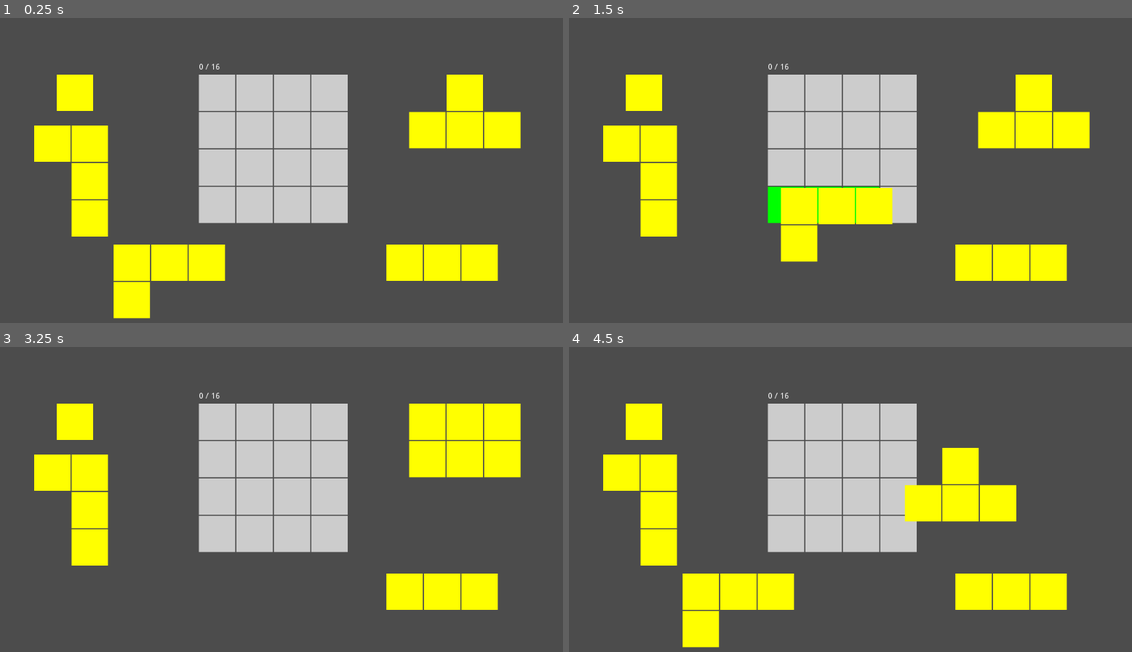
Above: before the commit, frames 1-4 (two rows, left to right).
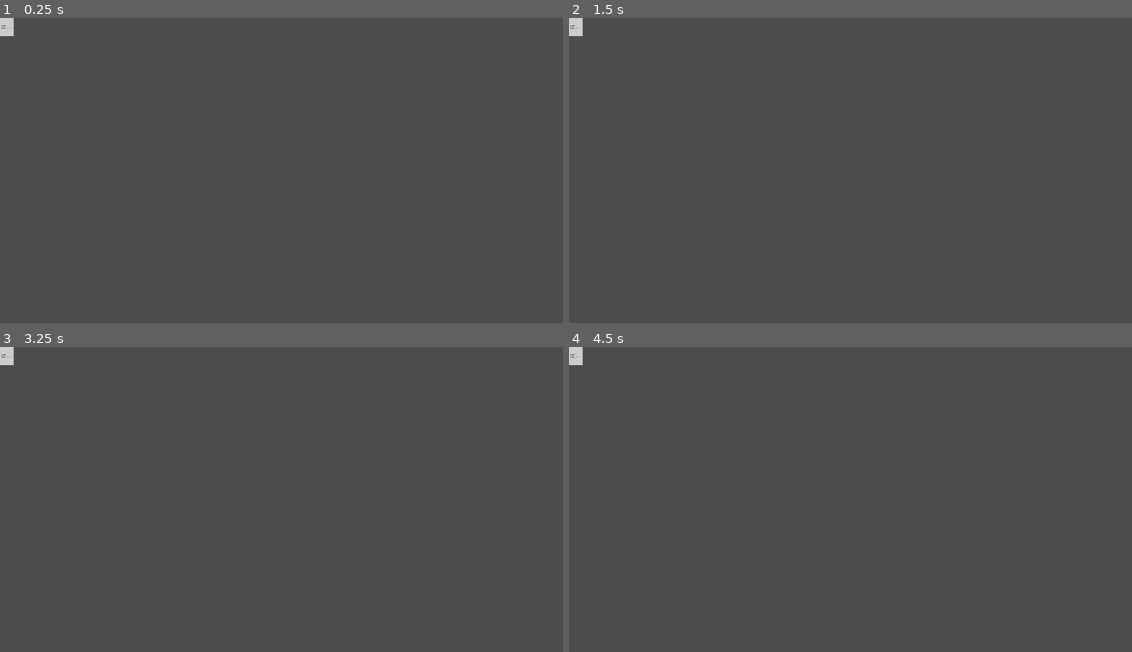
Above: after the commit, the same moments.

Repository: donaldcheah/PuzzleBoardDemo
Game: Godot game, scene res://scenes/Main.tscn
The game is run twice, just before and just after one commit, with the same random seed, the same clock (stepped at 60 frames per second) and the same inputs.
Inputs (mouse positions are in pixels of both pictures, inside the frame that each line leads up to):
- Up to frame 1 (0.25 s): no input
- Up to frame 2 (1.5 s): tap Enter at 0.5 s; drag from (698, 262) to (1036, 94) at 0.52 s; drag from (737, 262) to (1036, 94) at 1.27 s
- Up to frame 3 (3.25 s): move the mouse to (208, 591) at 2.02 s; click (208, 591) at 2.17 s; tap Space at 2.75 s; drag from (129, 627) to (427, 459) at 2.77 s
- Up to frame 4 (4.5 s): drag from (1036, 423) to (777, 591) at 3.52 s; drag from (996, 459) to (777, 591) at 4.27 s

The runs differ from the first frame. In frame 1, 25% of the frame differs, in the area x 0-93%, y 0-99%; in frame 2, 23%; in frame 3, 24%; in frame 4, 25%.

Commit message:
test complete for json powered level. awaiting test with better .json level file. Most, if not all requirements met.

Diff:
--- /dev/null
+++ b/classes/Deck.gd
@@ -0,0 +1,79 @@
+extends Node
+
+class_name Deck
+
+var TILE_SIZE
+var DIVIDER_SIZE
+var tileTex:Texture
+var deckBGTexture:Texture
+
+# an array of object containing forms:2D array of 0's and 1's
+var tileGroupData
+
+var deckPos:Vector2
+
+#the ones hidden
+var tileGroups = []
+
+#the ones currently shown on board
+var shown_tile_groups=[]
+
+var deckSprite:Sprite
+
+func _ready():
+
+	deckSprite = Sprite.new()
+	deckSprite.centered=false
+	deckSprite.texture = deckBGTexture
+	deckSprite.position = deckPos
+	deckSprite.scale = Vector2(0.20,0.20)
+	add_child(deckSprite)
+
+	init_tile_groups()
+
+	#show_next_tile_group()
+
+	print(deckSprite.texture.get_size()*deckSprite.scale,' pos:',deckSprite.position, ' scale:',deckSprite.scale)
+
+func init_tile_groups():
+	for data in tileGroupData:
+		var tg = TileGroup.new()
+		tg.form = data.form
+		tg.TILE_SIZE = TILE_SIZE
+		tg.DIVIDER_SIZE = DIVIDER_SIZE
+		tg.tileTex = tileTex
+
+		tg.ori_pos = (deckPos+Vector2(30,30))
+
+		tileGroups.append(tg)
+
+func show_next_tile_group():
+	var tg = tileGroups.pop_front()
+	add_child(tg)
+	pass
+
+
+var is_mouse_in = false
+func _input(event):
+	if event is InputEventMouseMotion:
+		var pos = deckSprite.position
+		var size = deckSprite.texture.get_size() * deckSprite.scale
+		var deckSpriteRect = Rect2(pos,size)
+		if deckSpriteRect.has_point(event.position):
+			if !is_mouse_in:
+				is_mouse_in = true
+				print('is mouse in deck pic')
+		else:
+			if is_mouse_in:
+				is_mouse_in = false
+				print('mouse is out')
+	elif event is InputEventMouseButton:
+		if event.button_index == BUTTON_LEFT:
+			if event.is_pressed() && is_mouse_in:
+				print('you clicked in deck')
+				show_next_tile_group()
+
+
+# Called every frame. 'delta' is the elapsed time since the previous frame.
+#func _process(delta):
+#	pass
--- a/classes/Main.gd
+++ b/classes/Main.gd
@@ -1,4 +1,86 @@
 extends Node2D
 
+const TILE_SIZE = 24
+const DIVIDER_SIZE = 1
+
+"""
 func _ready():
-	add_child(PlayBoard.new())
+	#dynamically create the color textures for required sizes
+	var img = Image.new()
+	img.create(TILE_SIZE,TILE_SIZE,false,Image.FORMAT_RGBA4444)
+
+	img.fill(Color(0,1,0,1))
+	var greenTexture = ImageTexture.new()
+	greenTexture.create(TILE_SIZE, TILE_SIZE, Image.FORMAT_RGBA4444)
+	greenTexture.set_data(img)
+
+	img.fill(Color(1,0,0,1))
+	var redTexture = ImageTexture.new()
+	redTexture.create(TILE_SIZE, TILE_SIZE, Image.FORMAT_RGBA4444)
+	redTexture.set_data(img)
+
+	img.fill(Color.gray)
+	var greyTexture = ImageTexture.new()
+	greyTexture.create(TILE_SIZE, TILE_SIZE, Image.FORMAT_RGBA4444)
+	greyTexture.set_data(img)
+
+	img.fill(Color(1,1,0,1))
+	var yellowTexture = ImageTexture.new()
+	yellowTexture.create(TILE_SIZE, TILE_SIZE, Image.FORMAT_RGBA4444)
+	yellowTexture.set_data(img)
+
+
+	#load json file
+	var path = 'res://data/level0.json'
+	var f = File.new()
+	f.open(path,File.READ)
+	var s = JSON.parse(f.get_as_text())
+	var json = s.result
+
+	#print(json.board)
+
+	var pb = PlayBoard2.new()
+	pb.TILE_SIZE = TILE_SIZE
+	pb.DIVIDER_SIZE = DIVIDER_SIZE
+
+	pb.greenTexture = greenTexture
+	pb.redTexture = redTexture
+	pb.greyTexture = greyTexture
+	pb.yellowTexture = yellowTexture
+	pb.deckBGTexture = load("res://assets/CardBG.png")
+
+	pb.boardData = json.board
+
+	pb.tileGroupData = json.tileGroups
+
+	add_child(pb)
+
+"""
+
+func _ready():
+	#dynamically create the color textures for required sizes
+	var img = Image.new()
+	img.create(TILE_SIZE,TILE_SIZE,false,Image.FORMAT_RGBA4444)
+
+	img.fill(Color(1,1,0,1))
+	var yellowTexture = ImageTexture.new()
+	yellowTexture.create(TILE_SIZE, TILE_SIZE, Image.FORMAT_RGBA4444)
+	yellowTexture.set_data(img)
+
+	var deck = Deck.new()
+	deck.TILE_SIZE = TILE_SIZE
+	deck.DIVIDER_SIZE = DIVIDER_SIZE
+	deck.tileTex = yellowTexture
+	deck.deckBGTexture = load('res://assets/CardBG.png')
+	deck.tileGroupData=[
+		{
+			'form':[
+				[1,1],
+				[0,1]
+			]
+		}
+	]
+
+
+	add_child(deck)
+	pass
--- a/classes/PlayBoard.gd
+++ b/classes/PlayBoard.gd
@@ -2,13 +2,13 @@
 
 class_name PlayBoard
 
-const greenTex:Texture = preload("res://assets/green_64.png")
-const greyTex:Texture = preload("res://assets/grey_64.png")
-const redTex:Texture = preload("res://assets/red_64.png")
-const yellowTex:Texture = preload("res://assets/yellow_64.png")
-
-const TILE_SIZE = 64
-const DIVIDER_SIZE = 2
+var greenTex:Texture = preload("res://assets/green_64.png")
+var greyTex:Texture = preload("res://assets/grey_64.png")
+var redTex:Texture = preload("res://assets/red_64.png")
+var yellowTex:Texture = preload("res://assets/yellow_64.png")
+
+var TILE_SIZE = 64
+var DIVIDER_SIZE = 4
 
 
 var L0:Node2D = Node2D.new() # bottom, grey tiles
@@ -26,42 +26,12 @@
 var color_effect_sprites = []
 
 # TileGroups
-var tileGroupData=[
-	{
-		'pos':Vector2(200,400),
-		'form':[
-			[1,1,1],
-			[1,0,0]
-		]
-	},
-	{
-		'pos':Vector2(720,100),
-		'form':[
-			[0,1,0],
-			[1,1,1]
-		]
-	},
-	{
-		'pos':Vector2(680,400),
-		'form':[
-			[1,1,1]
-		]
-	},
-	{
-		'pos':Vector2(100,100),
-		'form':[
-			[1]
-		]
-	},
-	{
-		'pos':Vector2(60,190),
-		'form':[
-			[1,1],
-			[0,1],
-			[0,1]
-		]
-	}
-]
+var tileGroupData=[#TOP
+	{"pos":Vector2(0,0),"form":[[1,0],[1,1],[1,0]]},
+	{"pos":Vector2(0,0),"form":[[1,1,1],[0,1,0]]},
+	{"pos":Vector2(0,0),"form":[[0,1],[1,1],[0,1]]},
+	{"pos":Vector2(0,0),"form":[[0,1,0],[1,1,1]]}
+]#BOTTOM
 
 # should be in L3, idle or dragging off the board
 var tile_groups_idle = []
@@ -105,6 +75,8 @@
 func init_tile_groups():
 	for data in tileGroupData:
 		var tg = TileGroup.new()
+		tg.TILE_SIZE = TILE_SIZE
+		tg.DIVIDER_SIZE = DIVIDER_SIZE
 		tg.tileTex = yellowTex
 		tg.form = data.form
 		tg.ori_pos = data.pos
--- a/classes/TileGroup.gd
+++ b/classes/TileGroup.gd
@@ -5,8 +5,8 @@
 var form=[]
 var ori_pos:Vector2
 
-const TILE_SIZE = 64
-const DIVIDER_SIZE = 2
+var TILE_SIZE = 64
+var DIVIDER_SIZE = 4
 
 var mouse_over_idx = []
 
--- /dev/null
+++ b/data/Level1.json
@@ -0,0 +1,71 @@
+{
+  "board": {
+    "position": {
+      "xIndex": 10,
+      "yIndex": 6
+    },
+    "form": [
+      [
+        0,
+        1,
+        1,
+        1,
+        0
+      ],
+      [
+        0,
+        1,
+        1,
+        1,
+        0
+      ],
+      [
+        1,
+        1,
+        0,
+        1,
+        1
+      ]
+    ]
+  },
+  "tileGroups": [
+    {
+      "form": [
+        [
+          1,
+          0
+        ],
+        [
+          1,
+          1
+        ]
+      ]
+    },
+    {
+      "form": [
+        [
+          1,
+          1,
+          1
+        ],
+        [
+          0,
+          1,
+          0
+        ]
+      ]
+    },
+    {
+      "form": [
+        [
+          0,
+          1
+        ],
+        [
+          1,
+          1
+        ]
+      ]
+    }
+  ]
+}
--- a/project.godot
+++ b/project.godot
@@ -10,9 +10,29 @@
 
 _global_script_classes=[ {
 "base": "Node2D",
+"class": "Board",
+"language": "GDScript",
+"path": "res://test/Board.gd"
+}, {
+"base": "Node",
+"class": "Deck",
+"language": "GDScript",
+"path": "res://classes/Deck.gd"
+}, {
+"base": "Node",
+"class": "Dk",
+"language": "GDScript",
+"path": "res://test/Dk.gd"
+}, {
+"base": "Node2D",
 "class": "PlayBoard",
 "language": "GDScript",
 "path": "res://classes/PlayBoard.gd"
+}, {
+"base": "Node2D",
+"class": "TG",
+"language": "GDScript",
+"path": "res://test/TG.gd"
 }, {
 "base": "Node2D",
 "class": "TileGroup",
@@ -20,7 +40,11 @@
 "path": "res://classes/TileGroup.gd"
 } ]
 _global_script_class_icons={
+"Board": "",
+"Deck": "",
+"Dk": "",
 "PlayBoard": "",
+"TG": "",
 "TileGroup": ""
 }
 
--- /dev/null
+++ b/scenes/LevelSelect.tscn
@@ -0,0 +1,17 @@
+[gd_scene format=2]
+
+[node name="LevelSelect" type="Node2D"]
+
+[node name="Button" type="Button" parent="."]
+margin_left = 28.0
+margin_top = 53.0
+margin_right = 103.0
+margin_bottom = 73.0
+text = "Leven 1-1"
+
+[node name="Button2" type="Button" parent="."]
+margin_left = 38.0
+margin_top = 90.0
+margin_right = 109.0
+margin_bottom = 110.0
+text = "Level 1-2"
--- /dev/null
+++ b/test/Board.gd
@@ -0,0 +1,198 @@
+extends Node2D
+
+class_name Board
+
+var redTex:Texture
+var greenTex:Texture
+var tileTex:Texture
+var tileSize:int
+var dividerSize:int
+
+var form
+var boardPos#contains the xIndex, yIndex
+var on_screen_pos:Vector2 #the actual board position after multipling with tileSize
+
+var L0:Node2D #for grey tiles
+var L1:Node2D #for placed yellow tile groups
+var L2:Node2D #for green/red tiles
+#L3 could just use parent.add_child
+
+#array of sprites representing the board
+var tiles=[]
+var board_space = []
+
+var placed_tile_groups = []
+
+#2D array of sprites used to show the red/green tile effects
+var color_effect_sprites=[]
+
+# Called when the node enters the scene tree for the first time.
+func _ready():
+	init_layers()
+
+	init_board()
+
+	init_board_color_effect_tiles()
+
+func init_layers():
+	L0 = Node2D.new()
+	L1 = Node2D.new()
+	L2 = Node2D.new()
+	add_child(L0)
+	add_child(L1)
+	add_child(L2)
+
+func init_board():
+	on_screen_pos = Vector2(
+		boardPos.xIndex * tileSize,
+		boardPos.yIndex * tileSize
+	)
+	for y in form.size():
+		var row = []
+		for x in form[y].size():
+			row.append(0)
+			if(form[y][x] == 1):
+				var spr = Sprite.new()
+				spr.centered=false
+				spr.texture = tileTex
+				spr.position = Vector2(
+					on_screen_pos.x + x *(tileSize+dividerSize),
+					on_screen_pos.y + y * (tileSize+dividerSize)
+				)
+				tiles.append(spr)
+				L0.add_child(spr)#grey tiles go in L0
+		board_space.append(row)
+
+func init_board_color_effect_tiles():
+	var sum_size=tileSize + dividerSize
+	for y in form.size():
+		var row = []
+		for x in form[y].size():
+			if form[y][x] == 1:
+				var spr = Sprite.new()
+				spr.centered=false
+				spr.texture = null
+				#spr.modulate.a = 0.5
+				spr.position = Vector2(x*(sum_size)+on_screen_pos.x,y*(sum_size)+on_screen_pos.y)
+				L2.add_child(spr) #effect tiles go in L2
+				row.append(spr)
+			else:
+				row.append(null)
+		color_effect_sprites.append(row)
+
+
+func has_intersect_rects(rects):
+	for spr in tiles:
+		for rect in rects:
+			var sprRect:Rect2 = spr.get_rect()
+			sprRect.position += spr.position
+			if sprRect.intersects(rect):
+				return true
+	return false
+
+func num_center_points_on_board(centerPositions):
+	var match_count = 0
+	for spr in tiles:
+		for pos in centerPositions:
+			var sprRect = spr.get_rect()
+			sprRect.position = sprRect.position + spr.position
+			#print('check agains pos on board:',sprRect)
+			if sprRect.has_point(pos):
+				var sprIndexPos = ((spr.position-on_screen_pos)/Vector2(
+					tileSize+dividerSize,
+					tileSize+dividerSize
+				)).floor()
+				#print('sprIndexPos:',sprIndexPos)
+				if board_space[sprIndexPos.y][sprIndexPos.x] == 0:
+					match_count += 1
+					break
+
+	return match_count
+
+func place_tile_group(tg:TG):
+	#gets the relative position of TG to the board's screen position
+	var dxy = tg.position - on_screen_pos
+	#adds half of tile size for pointing to the center of the tile
+	dxy += Vector2((tileSize)/2,(tileSize)/2)
+
+	#divides the relative position with tile and divider size to get nearest position
+	var dxyIndex = (dxy/Vector2(
+		(tileSize+dividerSize),
+		(tileSize+dividerSize)
+	)).floor()
+	tg.position = on_screen_pos+dxyIndex*(tileSize+dividerSize)
+	tg.ori_pos = tg.position
+
+	tg.connect("drag_tile_group",self,"on_tile_group_dragged")
+	placed_tile_groups.append(tg)
+
+	if tg.get_parent()!=null:
+		tg.get_parent().remove_child(tg)
+	L1.add_child(tg)
+
+	# should add the tile group's space to board_space
+	var centers = tg.get_all_tile_centers()
+	for p in centers:
+		var rel_index = ((p-on_screen_pos)/(tileSize+dividerSize)).floor()
+		board_space[rel_index.y][rel_index.x]=1
+
+#used when placed tile group leaves the board
+func on_tile_group_dragged(tg:TG):
+	placed_tile_groups.erase(tg)
+	tg.disconnect("drag_tile_group",self,"on_tile_group_dragged")
+	#should also remove the occupied space in board_space
+	var centers = tg.get_all_tile_centers()
+	for p in centers:
+		var rel_index = ((p-on_screen_pos)/(tileSize+dividerSize)).floor()
+		board_space[rel_index.y][rel_index.x]=0
+	if tg.get_parent()!=null:
+		tg.get_parent().remove_child(tg)
+	get_parent().add_child(tg)
+
+#used in main/test scene, when a tile group is being dragged around
+#to show the green/red effect on board for the tg supplied
+func show_effect_on_board(tg:TG):
+	var centers = tg.get_all_tile_centers()
+	var result = {
+		"valid":[],
+		"invalid":[]
+	}
+	for p in centers:
+		var rel_index = ((p-on_screen_pos)/(tileSize+dividerSize)).floor()
+		if rel_index.x<0 || rel_index.y<0 || rel_index.x>=board_space[0].size()||rel_index.y>=board_space.size():
+			continue
+		if board_space[rel_index.y][rel_index.x] == 1:
+			#is occupied, show red
+			result.invalid.append(rel_index)
+		else:
+			#is free, show green
+			result.valid.append(rel_index)
+	turn_effect_valid_invalid(result)
+
+#result = {valid:[],invalid:[]} array of Vector2, and whatever not in valid/invalid would be transparent
+func turn_effect_valid_invalid(result):
+	var valids = result.valid
+	var invalids = result.invalid
+	for y in form.size():
+		for x in form[y].size():
+			var target = Vector2(x,y)
+			var target_sprite = color_effect_sprites[y][x]
+			if target_sprite == null:
+				continue
+			if valids.has(target):
+				color_effect_sprites[y][x].texture = greenTex
+			elif invalids.has(target):
+				color_effect_sprites[y][x].texture = redTex
+			else:
+				color_effect_sprites[y][x].texture = null
+
+func reset_effects_on_board():
+	turn_effect_valid_invalid({
+		"valid":[],
+		"invalid":[]
+	})
+
+
+# Called every frame. 'delta' is the elapsed time since the previous frame.
+#func _process(delta):
+#	pass
--- /dev/null
+++ b/test/Dk.gd
@@ -0,0 +1,41 @@
+extends Node
+
+class_name Dk
+
+var deckTexture
+var deckPos:Vector2
+var tile_groups = []
+
+var revealIndex = -1
+var spr
+
+func _ready():
+	spr = Sprite.new()
+	spr.centered=false
+	spr.texture = deckTexture
+	spr.position = deckPos
+
+	add_child(spr)
+	pass # Replace with function body.
+
+func _input(event):
+	if event is InputEventMouseButton:
+		if event.button_index == BUTTON_LEFT:
+			if event.is_pressed():
+				var rect:Rect2 = spr.get_rect()
+				rect.position += deckPos
+				if rect.has_point(event.position):
+					print('click in deck')
+					reveal_next()
+
+func reveal_next():
+	if revealIndex == tile_groups.size()-1:
+		return
+	revealIndex += 1
+	var tg:TG = tile_groups[revealIndex]
+	tg.ori_pos = spr.position
+	print('pos:',tg.position)
+	add_child(tg)
+
+	if revealIndex == tile_groups.size()-1:
+		remove_child(spr)
--- /dev/null
+++ b/test/TG.gd
@@ -0,0 +1,77 @@
+extends Node2D
+
+class_name TG
+
+#signal fires when the TG is being dragged and released
+signal release_tile_group(tileGroup)
+
+#signal fires when the TG is being dragged
+signal drag_tile_group(tileGroup)
+
+var tileSize:int
+var dividerSize:int
+
+var tileTex:Texture
+var ori_pos:Vector2
+var form
+
+var tiles=[]
+
+var is_dragging = false
+var prevPos = Vector2.ZERO
+
+func _ready():
+	for y in form.size():
+		for x in form[y].size():
+			if form[y][x] == 1:
+				var spr = Sprite.new()
+				spr.centered=false
+				spr.texture = tileTex
+				spr.position = Vector2(
+					x*(tileSize+dividerSize),
+					y*(tileSize+dividerSize)
+				)
+				tiles.append(spr)
+				add_child(spr)
+	position = ori_pos
+
+func _input(event):
+	if is_dragging && event is InputEventMouseMotion:
+		var dxy = event.position - prevPos
+		position += dxy
+		prevPos = event.position
+
+	if event is InputEventMouseButton:
+		if event.button_index == BUTTON_LEFT:
+			if event.is_pressed():
+				if is_point_in_tiles(event.position):
+					is_dragging=true
+					prevPos = event.position
+					emit_signal("drag_tile_group",self)
+					get_tree().set_input_as_handled()
+			else:
+				if is_dragging:
+					is_dragging = false
+					emit_signal("release_tile_group",self)
+
+func get_all_tile_centers():
+	var center_pos = []
+	for tile in tiles:
+		center_pos.append(position + tile.position + Vector2(tileSize/2,tileSize/2))
+	return center_pos
+
+func get_all_tile_rects():
+	var rects = []
+	for spr in tiles:
+		var r = spr.get_rect()
+		r.position += position+spr.position
+		rects.append(r)
+	return rects
+
+func is_point_in_tiles(p):
+	for spr in tiles:
+		var tileRect:Rect2 = spr.get_rect()
+		tileRect.position = tileRect.position + position + spr.position
+		if tileRect.has_point(p):
+			return true
+	return false
--- /dev/null
+++ b/test/TestScene.gd
@@ -0,0 +1,175 @@
+extends Node2D
+
+var TILE_SIZE = 24
+var DIVIDER_SIZE = 1
+
+#TODO: should be gotten from .json
+var tileGroupData=[
+	{
+		'form':[
+			[1],
+		]
+	},
+	{
+		'form':[
+			[1,1,1],
+			[0,1,0]
+		]
+	},
+	{
+		'form':[
+			[0,1],
+			[0,1],
+			[1,1]
+		]
+	}
+]
+var boardData = {
+	'position':{
+		'xIndex':10,
+		'yIndex':5
+	},
+	'form':[
+		[1,0,1],
+		[1,0,1],
+		[1,1,1],
+		[1,1,0]
+	]
+}
+
+var board:Board
+
+var deckTex:Texture
+var redTex:Texture
+var greenTex:Texture
+var greyTex:Texture
+var yellowTex:Texture
+
+var tile_groups=[]
+
+var dragging_tile_group:TG = null
+
+var L0:Node # for deck
+var L1:Node # for board
+
+func _ready():
+	var f = File.new()
+	f.open("res://data/Level1.json",File.READ)
+	var json = JSON.parse(f.get_as_text()).result
+
+	boardData = json.board
+	tileGroupData = json.tileGroups
+
+	init_textures()
+
+	init_layers()
+
+	init_board()
+
+	init_tile_groups()
+
+	init_deck()
+
+func init_textures():
+		#dynamically create the color textures for required sizes
+	var img = Image.new()
+	img.create(TILE_SIZE,TILE_SIZE,false,Image.FORMAT_RGBA4444)
+
+	img.fill(Color(1,1,0,1))
+	var yellowTexture = ImageTexture.new()
+	yellowTexture.create(TILE_SIZE, TILE_SIZE, Image.FORMAT_RGBA4444)
+	yellowTexture.set_data(img)
+	yellowTex = yellowTexture
+
+	img.fill(Color.gray)
+	var greyTexture = ImageTexture.new()
+	greyTexture.create(TILE_SIZE, TILE_SIZE, Image.FORMAT_RGBA4444)
+	greyTexture.set_data(img)
+	greyTex = greyTexture
+
+	img.fill(Color.green)
+	var greenTexture = ImageTexture.new()
+	greenTexture.create(TILE_SIZE, TILE_SIZE, Image.FORMAT_RGBA4444)
+	greenTexture.set_data(img)
+	greenTex = greenTexture
+
+	img.fill(Color.red)
+	var redTexture = ImageTexture.new()
+	redTexture.create(TILE_SIZE, TILE_SIZE, Image.FORMAT_RGBA4444)
+	redTexture.set_data(img)
+	redTex = redTexture
+
+	deckTex = load("res://assets/CardBG.png")
+
+func init_layers():
+	L0 = Node.new()
+	L1 = Node.new()
+
+	add_child(L0)
+	add_child(L1)
+
+func init_board():
+	board = Board.new()
+	board.tileSize = TILE_SIZE
+	board.dividerSize = DIVIDER_SIZE
+	board.tileTex = greyTex
+	board.greenTex = greenTex
+	board.redTex = redTex
+	board.form = boardData.form
+	board.boardPos = boardData.position
+	L1.add_child(board)
+
+func init_tile_groups():
+	for data in tileGroupData:
+		var tg = TG.new()
+		tg.tileSize = TILE_SIZE
+		tg.dividerSize = DIVIDER_SIZE
+		tg.tileTex = yellowTex
+		tg.form=data.form
+		tg.ori_pos=Vector2.ZERO
+		tg.connect('release_tile_group',self,'on_tile_group_released')
+		tg.connect('drag_tile_group',self,'on_tile_group_dragged')
+		tile_groups.append(tg)
+
+func on_tile_group_released(tg):
+	var center_points = tg.get_all_tile_centers()
+
+	var num_on_board = board.num_center_points_on_board(center_points)
+	print('num on board=',num_on_board)
+
+	if center_points.size() == num_on_board:
+		print('released into board')
+		board.place_tile_group(tg)
+	elif num_on_board == 0:
+		print('released off board')
+		#still need to check for intersections...
+		var rects = tg.get_all_tile_rects()
+		#print('rects:',rects)
+		if board.has_intersect_rects(rects):
+			print('has intersect')
+			tg.position = tg.ori_pos
+		else:
+			print('no intersect')
+			tg.ori_pos = tg.position
+	else:
+		print('released partially on board')
+		tg.position = tg.ori_pos
+	dragging_tile_group = null
+	board.reset_effects_on_board()
+
+func on_tile_group_dragged(tg):
+	dragging_tile_group = tg
+
+
+func init_deck():
+	var deck:Dk = Dk.new()
+	deck.deckTexture = deckTex
+	var padding = 10
+	deck.deckPos = Vector2(padding, get_viewport_rect().size.y-deckTex.get_size().y-padding)
+	deck.tile_groups = tile_groups
+	L1.add_child(deck)
+
+
+func _process(delta):
+	if dragging_tile_group != null:
+		board.show_effect_on_board(dragging_tile_group)
--- /dev/null
+++ b/test/TestScene.tscn
@@ -0,0 +1,6 @@
+[gd_scene load_steps=2 format=2]
+
+[ext_resource path="res://test/TestScene.gd" type="Script" id=1]
+
+[node name="TestScene" type="Node2D"]
+script = ExtResource( 1 )
Binary file added: assets/CardBG.png
Not shown, added: assets/CardBG.png.import
